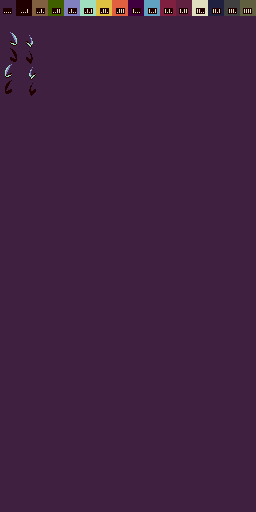
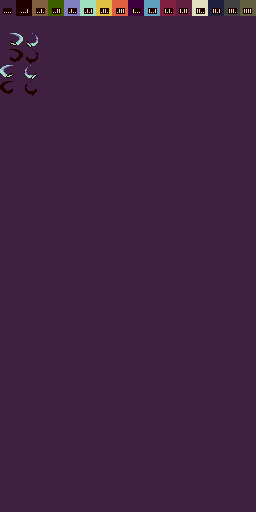
The second 256x512 image is a revision of the first. Changes to its layers:
removed group "hero" (6 layers) over [left=0, top=32, right=38, bottom=96]
added group "attk" with 9 layers above "palette" over [left=0, top=32, right=38, bottom=96]
added group "old" with 2 layers in group "attk" over [left=5, top=64, right=36, bottom=96]
hid "attk_l 1 trail copy", moved it into group "old" over [left=5, top=80, right=36, bottom=96]
hid "attk_l 1 trail", moved it into group "old" over [left=5, top=64, right=36, bottom=80]
moved "Color Fill 4 copy" into group "attk" over [left=0, top=32, right=38, bottom=96]
added layer "Layer 3 copy" in group "attk" over [left=0, top=81, right=37, bottom=96]
added layer "Layer 3" in group "attk" over [left=0, top=65, right=37, bottom=80]
moved "Color Fill 4" into group "attk" over [left=0, top=32, right=38, bottom=96]
removed layer "attk_r 1 trail copy" from group "hero" over [left=10, top=48, right=33, bottom=62]
added layer "attk_r 1 trail copy 2" in group "attk" over [left=10, top=49, right=38, bottom=62]
moved "attk_r 1 trail" into group "attk", painted on it over [left=10, top=32, right=38, bottom=46]
